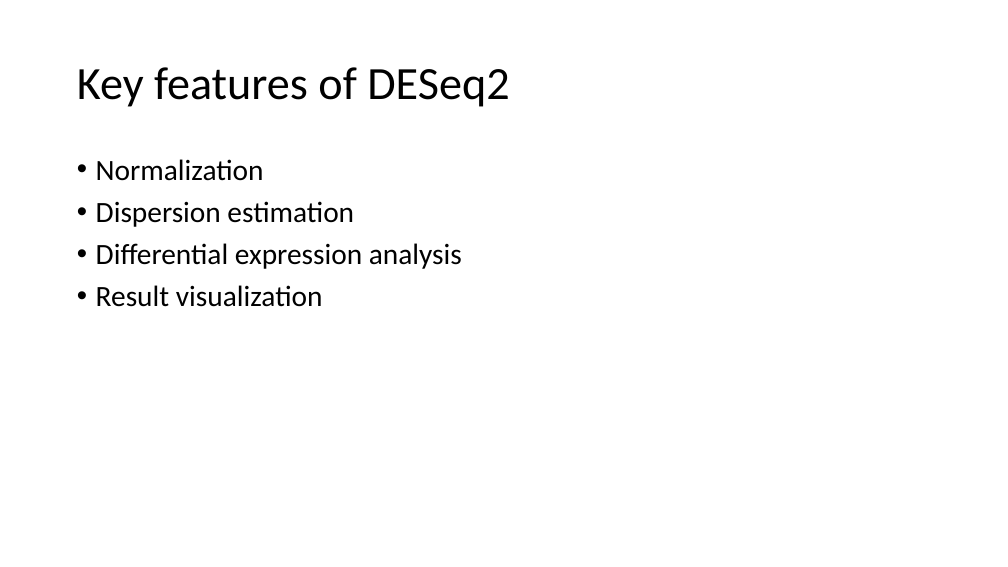
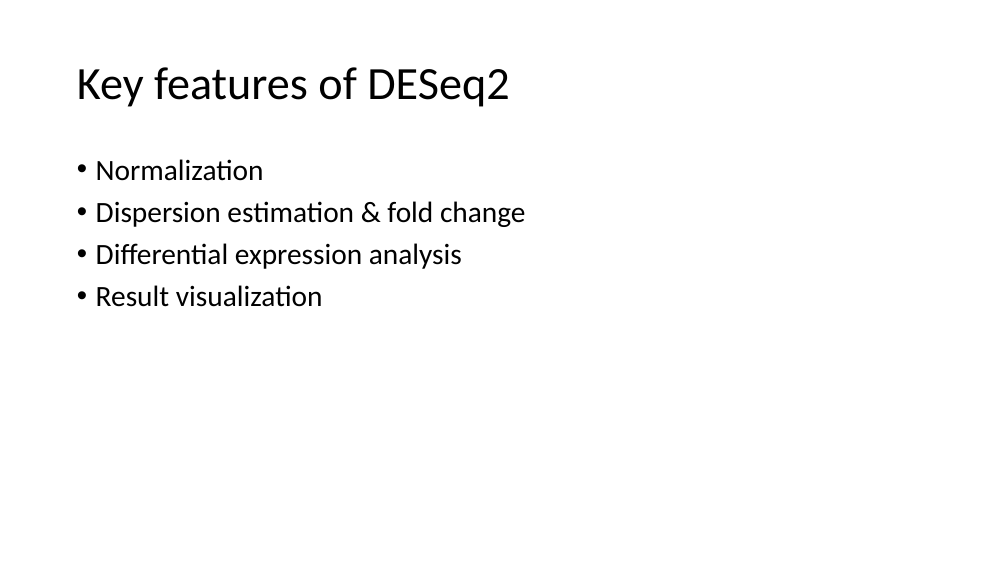
Before and after one commit to anthonylopes54/CPSC-445, a slide deck: slide 10 of cpsc445Presentation.pptx (slide 9 before the commit). Drawn at 1008x567 pixels with LibreOffice and Linux fonts; fonts in the diff are those of the drawing. Boxes give left, top, right and bottom in pixels: in the first picture for what was removed or moved away, otherwise in the second. Text is boxed around its words. In the diff, an @@ line names an element or a change of style, - is before the commit and + after.

```diff
--- a/cpsc445Presentation.pptx
+++ b/cpsc445Presentation.pptx
@@ text at box(96, 201, 526, 227): text changed @@
-• Dispersion estimation
+• Dispersion estimation & fold change
```
Also in this commit, not shown: 1 other slide changed, 4 other files.
